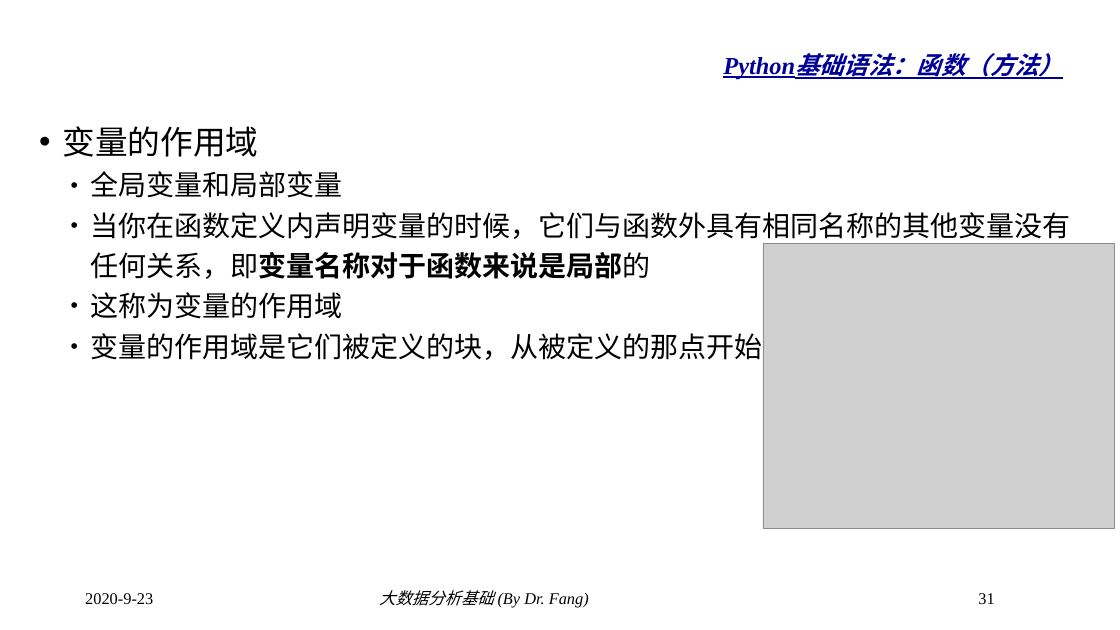
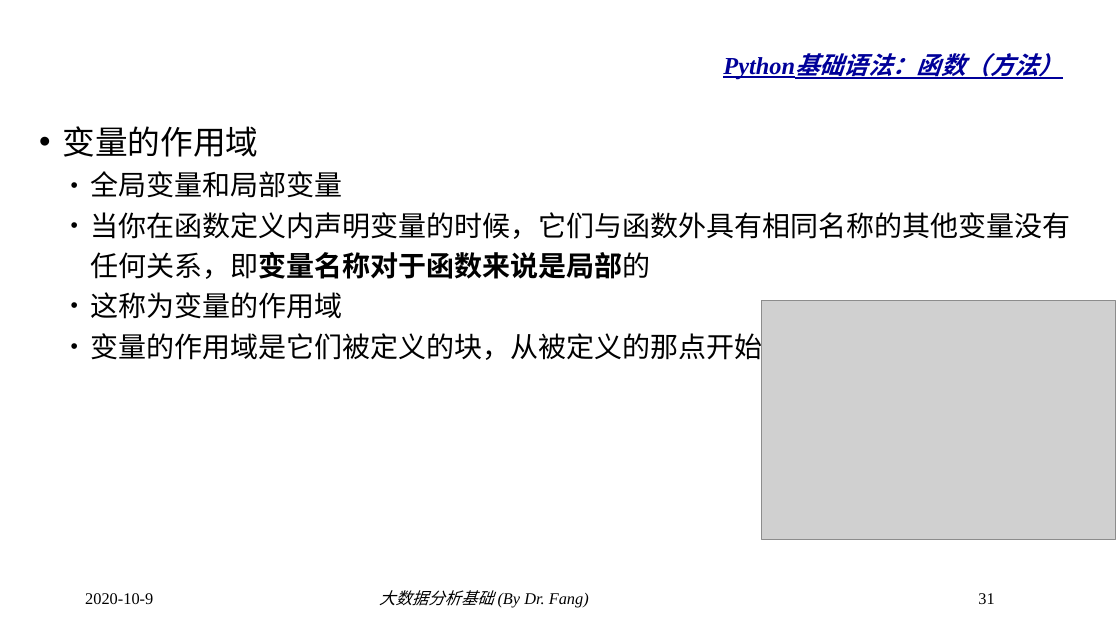
Before and after one commit to dr-fang/BDA, a slide deck: slide 31 of slides/2_PythonBasic.pptx. Drawn at 1120x630 pixels with LibreOffice and Linux fonts; fonts in the diff are those of the drawing; grey boxes stand for pictures; background and template pictures are left out. Boxes give left, top, right and bottom in pixels: in the first picture for what was removed or moved away, otherwise in the second. Text is boxed around its words. In the diff, an @@ line names an element or a change of style, - is before the commit and + after.

```diff
--- a/slides/2_PythonBasic.pptx
+++ b/slides/2_PythonBasic.pptx
@@ picture resized from (x1=763, y1=244, x2=1114, y2=528) to (x1=762, y1=301, x2=1116, y2=539) @@
@@ text at (x1=85, y1=593, x2=153, y2=604): text changed @@
-2020-9-23
+2020-10-9
```
Also in this commit, not shown: 40 other slides changed.
